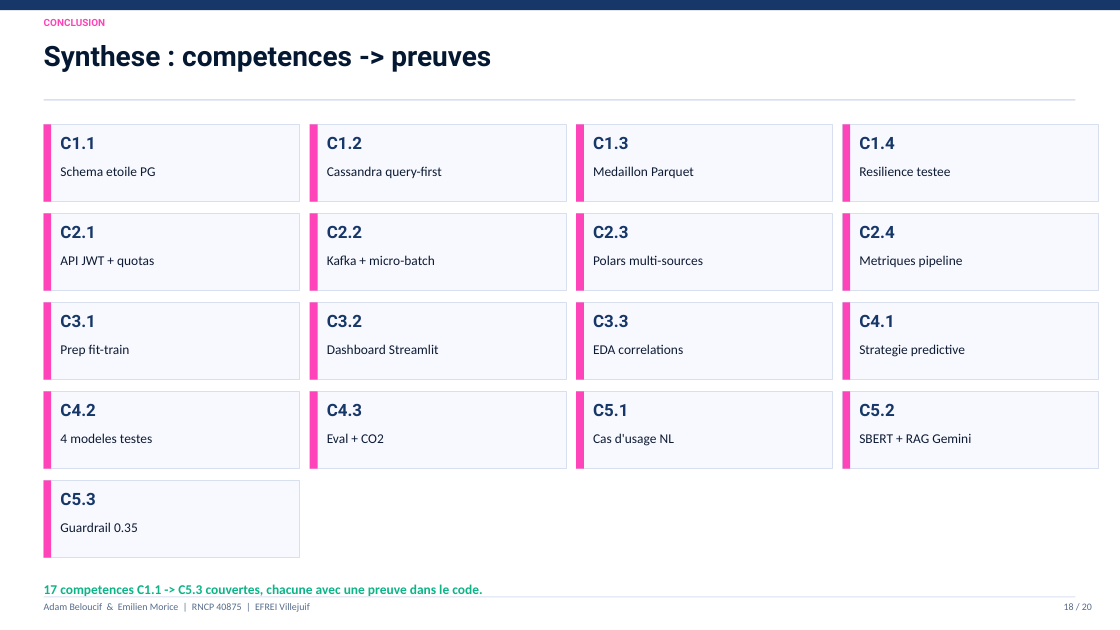
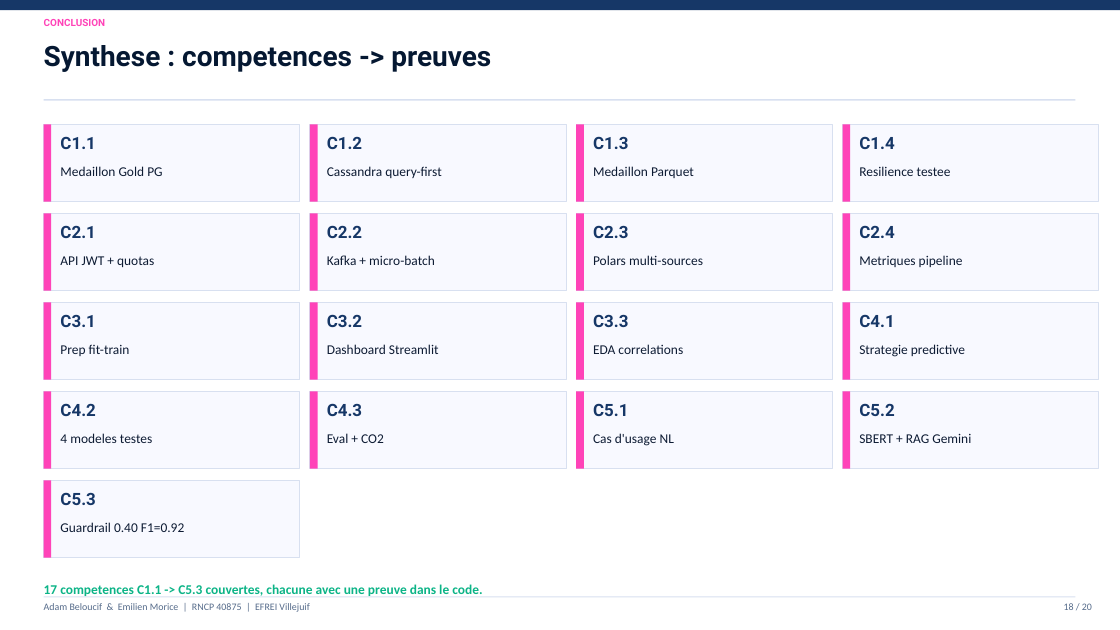
Before and after one commit to Adam-Blf/Soutenance-M1, a slide deck: slide 18 of Soutenance_Bloc1-2_Adam_Emilien.pptx. Drawn at 1120x630 pixels with LibreOffice and Linux fonts; fonts in the diff are those of the drawing. Boxes give left, top, right and bottom in pixels: in the first picture for what was removed or moved away, otherwise in the second. Text is boxed around its words. In the diff, an @@ line names an element or a change of style, - is before the commit and + after.

Commit message:
fix: update ia-pero slides with real metrics from codebase (#6)
- Guardrail threshold: 0.35 -> 0.40 (code + rapport confirment)
- Generation: Gemini -> GPT-2 fine-tune local (117M params, 3 epochs)
- Cache: SQLite -> JSON MD5 (rag_cache.json sur disque)
- Add real metrics slide 16: P@5=0.79 vs TF-IDF 0.41 (+93%), BLEU-4=0.42
- Add real metrics slide 17: guardrail F1=0.92, Prec=0.95, Rec=0.90, 94% OOD
- Add latences: 45ms retrieval, <10ms cache hit, 2.1s RAG first call
- Add pistes amelioration: FAISS, SBERT fine-tune, LaBSE multilinguisme
- Slide 3: 600+ -> 612 cocktails (4 sources Kaggle apres dedup)
- Slide 18: C5.3 label updated to Guardrail 0.40 F1=0.92

```diff
--- a/Soutenance_Bloc1-2_Adam_Emilien.pptx
+++ b/Soutenance_Bloc1-2_Adam_Emilien.pptx
@@ text at (60, 166, 162, 176): text changed @@
-Schema etoile PG
+Medaillon Gold PG
@@ text at (60, 522, 184, 532): text changed @@
-Guardrail 0.35
+Guardrail 0.40 F1=0.92
```
Also in this commit, not shown: 6 other slides changed, 1 other file.
